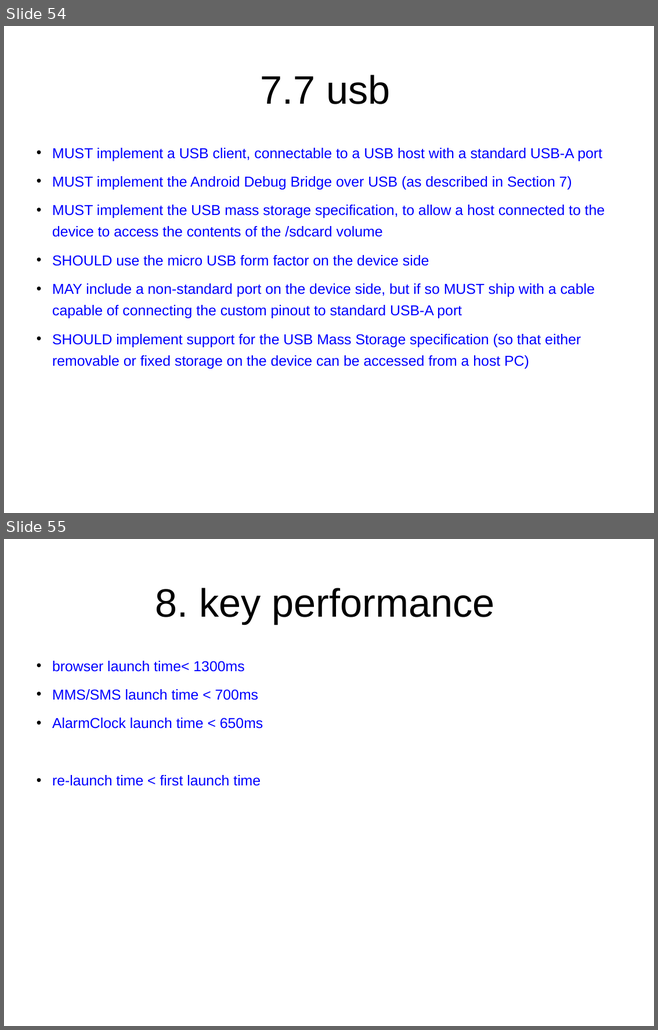
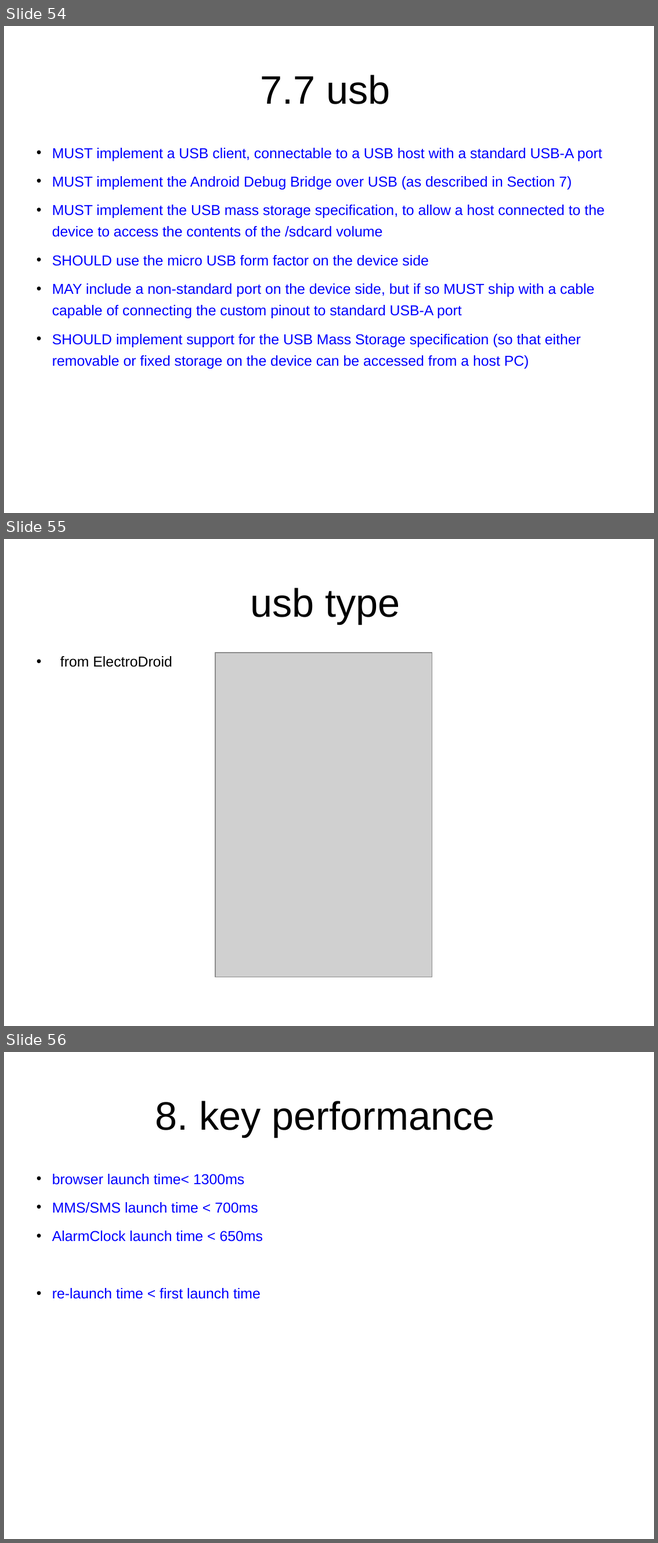
Before and after one commit to widerules/system-information, a slide deck: cts/CDD-digest.ppt. Shown one above the other, each under a label of ours: slides 54 and 55 before the commit, slides 54, 55 and 56 after it. The pictures are 658x1030 and 658x1543 pixels, drawn with LibreOffice and Linux fonts; fonts in the diff are those of the drawing; grey boxes stand for pictures; background and template pictures are left out. Boxes give left, top, right and bottom in pixels: in the first picture for what was removed or moved away, otherwise in the second. Text is boxed around its words. In the diff, an @@ line names an element or a change of style, - is before the commit and + after.

```diff
--- a/cts/CDD-digest.ppt
+++ b/cts/CDD-digest.ppt
@@ slide 55 added at <box>4,539,654,1026</box>, background picture (left out) @@
@@ title added at <box>250,588,400,624</box>, 44 pt, text #000000 @@
+usb type
@@ text added at <box>60,656,172,667</box>, 16 pt, text #000000 @@
+• from ElectroDroid
@@ picture added at <box>215,653,431,977</box> @@
@@ what was slide 55 is now slide 56 @@
```
Also in this commit, not shown: 1 slide changed, 2 other files.
